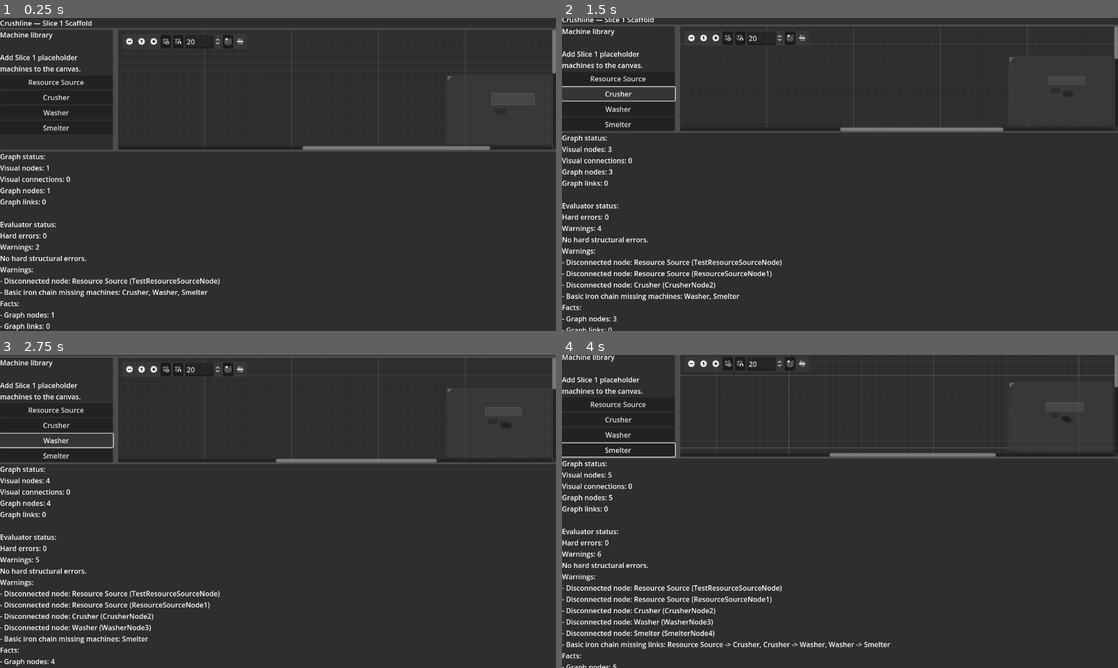
Above: before the commit, frames 1-4 (two rows, left to right).
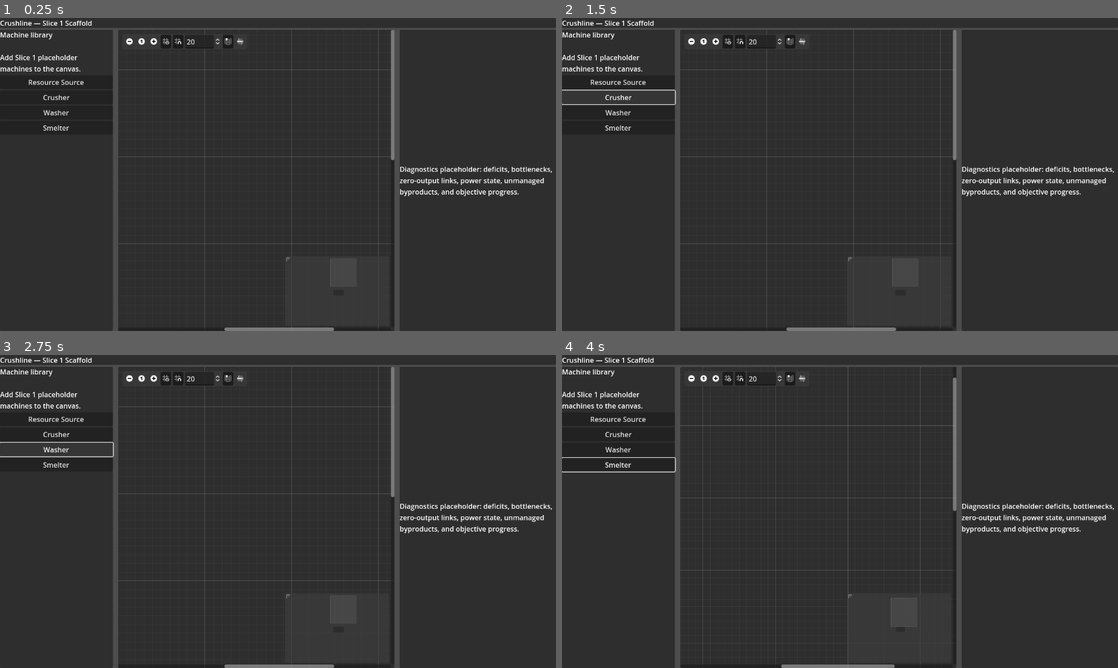
Above: after the commit, the same moments.

Repository: killerbearddude/Crushline-Godot
Game: Godot game, scene res://scenes/main/Main.tscn
Two runs of this game, one before a commit and one after it. Both use one fixed random seed, a clock stepped at 60 frames per second and the inputs below.
Inputs (mouse positions are in pixels of both pictures, inside the frame that each line leads up to; where the layout moved, square brackets give the same spot in the first picture):
- Up to frame 1 (0.25 s): no input
- Up to frame 2 (1.5 s): click "Resource Source" at 0.5 s; click "Crusher" at 1.25 s
- Up to frame 3 (2.75 s): click "Washer" at 2 s
- Up to frame 4 (4 s): click "Smelter" at 2.75 s; click (689, 380) [689, 364] at 3.5 s

The runs differ from the first frame. In frame 1, 5.9% of the frame differs, in the area x 0-100%, y 3-100%; in frame 2, 8.9%; in frame 3, 9.3%; in frame 4, 9.5%, in the area x 0-100%, y 0-100%.
Error after the commit: Cannot call method 'has_signal' on a null value. (res://scripts/ui/main_controller.gd:12)

Commit message:
Move diagnostics panel to right side

Diff:
--- a/scenes/main/Main.tscn
+++ b/scenes/main/Main.tscn
@@ -59,15 +59,19 @@
 layout_mode = 2
 text = "Smelter"
 
-[node name="ProductionGraphView" parent="Root/Body" instance=ExtResource("1")]
+[node name="WorkArea" type="HSplitContainer" parent="Root/Body"]
 layout_mode = 2
 size_flags_horizontal = 3
 
-[node name="DiagnosticsPanel" type="PanelContainer" parent="Root"]
-custom_minimum_size = Vector2(0, 120)
+[node name="ProductionGraphView" parent="Root/Body/WorkArea" instance=ExtResource("1")]
+layout_mode = 2
+size_flags_horizontal = 3
+
+[node name="DiagnosticsPanel" type="PanelContainer" parent="Root/Body/WorkArea"]
+custom_minimum_size = Vector2(360, 0)
 layout_mode = 2
 
-[node name="DiagnosticsLabel" type="Label" parent="Root/DiagnosticsPanel"]
+[node name="DiagnosticsLabel" type="Label" parent="Root/Body/WorkArea/DiagnosticsPanel"]
 layout_mode = 2
 text = "Diagnostics placeholder: deficits, bottlenecks, zero-output links, power state, unmanaged byproducts, and objective progress."
 autowrap_mode = 3
